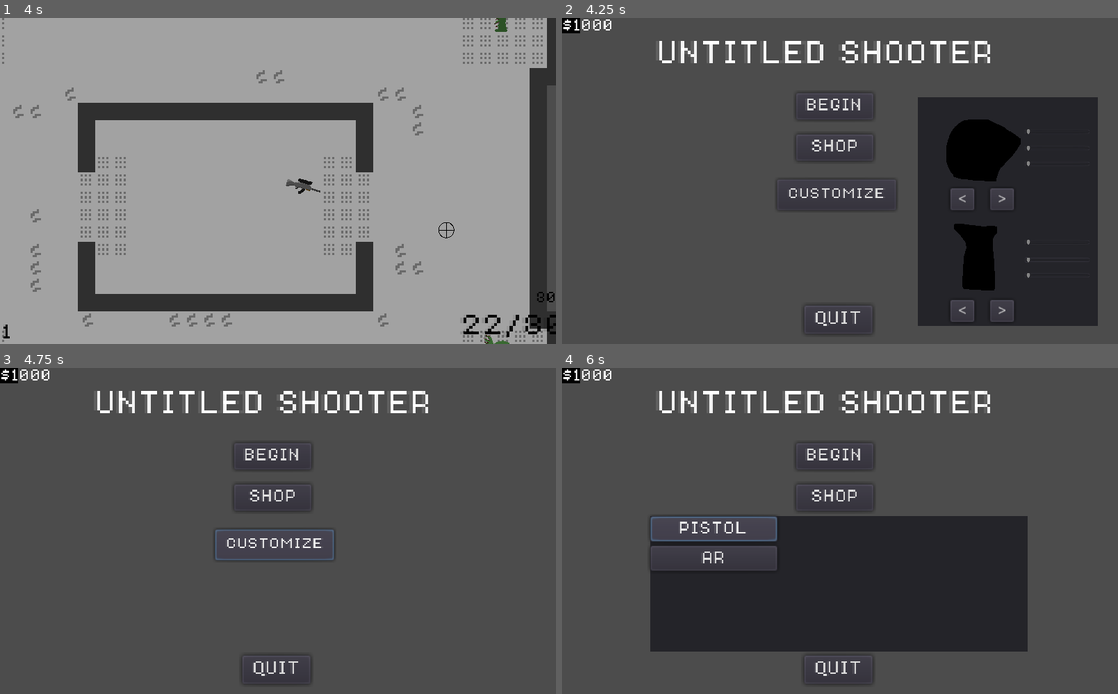
Above: before the commit, frames 1-4 (two rows, left to right).
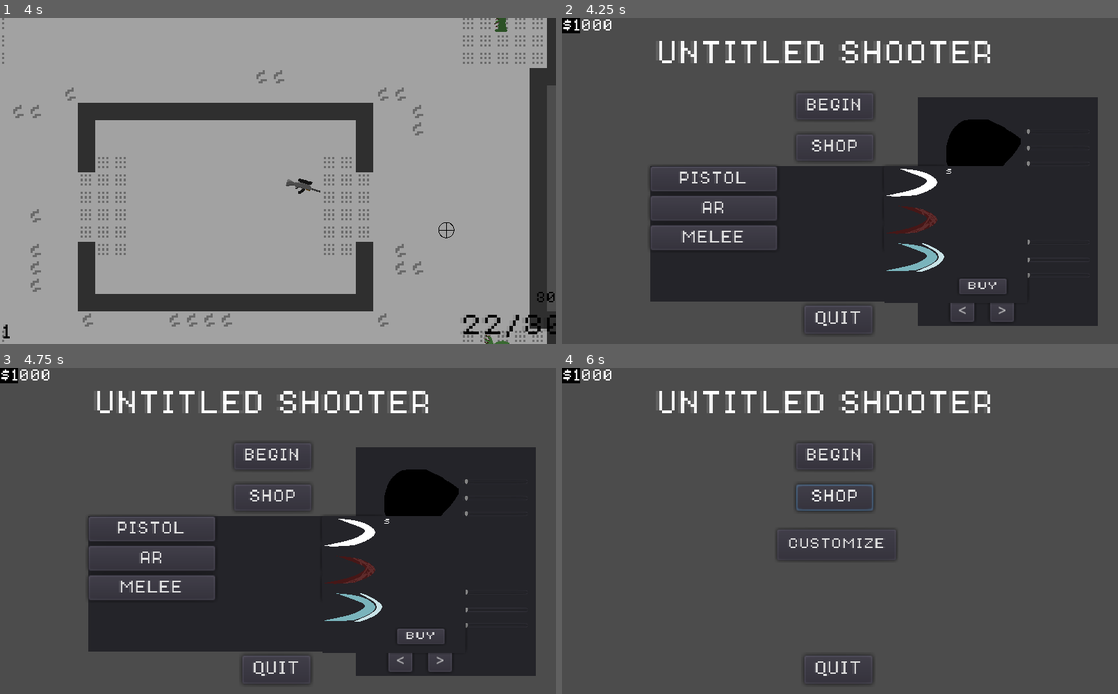
Above: after the commit, the same moments.

Repository: Nore5515/shooter
Game: Godot game, scene res://Scenes/ZombieDefense.tscn
Two runs of this game, one before a commit and one after it. Both use one fixed random seed, a clock stepped at 60 frames per second and the inputs below. This scene is started directly instead of the project's main scene. Video files are missing from this copy of the repository; at most half a second of black plays in their place. Sound files missing from this copy of the repository are replaced by a short silence.
Inputs (mouse positions are in pixels of both pictures, inside the frame that each line leads up to):
- Up to frame 1 (4 s): move the mouse to (400, 164) at 0.52 s; hold D (right) 0.53-1.28 s; hold 1 (1) 0.53-1.28 s; tap 2 (2) at 0.8, 1.35, 3.8 s; move the mouse to (166, 197) at 1.27 s; hold S (down) 1.28-2.03 s; click (166, 197) at 1.55 s; move the mouse to (333, 109) at 2.02 s; press the mouse at (333, 109) at 2.03 s; hold D (right) 2.03-2.78 s; right-click (333, 109) at 2.3 s; move the mouse to (250, 246) at 2.77 s; release the mouse at (250, 246) at 2.78 s; hold W (up) 2.78-3.53 s; right-click (250, 246) at 2.85 s; tap 1 (1) at 3.05 s; move the mouse to (444, 229) at 3.52 s; hold A (left) from 3.53 s (still down); hold 1 (1) from 3.53 s (still down)
- Up to frame 2 (4.25 s): keep holding A (left); keep holding 1 (1); tap Escape (esc) at 4.15 s
- Up to frame 3 (4.75 s): release A (left) at 4.25 s; release 1 (1) at 4.25 s; click "CUSTOMIZE" at 4.25 s
- Up to frame 4 (6 s): click "SHOP" at 5 s; click (712, 527) at 5.75 s, where only the run before the commit has a clickable "PISTOL"

Frame 1 is identical in both runs. In frame 2, 17% of the frame differs, in the area x 15-84%, y 45-88%; in frame 3, 37%, in the area x 15-97%, y 24-95%; in frame 4, 25%.
Error before the commit: Invalid set index 'modulate' (on base: 'Sprite') with value of type 'Nil'. (res://Scripts/Unit.gd:49)
Error after the commit: Invalid set index 'modulate' (on base: 'Sprite') with value of type 'Nil'. (res://Scripts/Unit.gd:51)

Commit message:
initial overhaul
a lot more than just zombies, but yes zombies are overhauled. Also added melee, knockback and almsot done with melee shop

Diff:
--- a/Global.gd
+++ b/Global.gd
@@ -19,6 +19,8 @@
 var currentBody
 var bodyColor
 
+var meleeDamage = 80
+var meleeKnockback = 6
 
 
 ### PISTOL
--- a/Images/Unit.tscn
+++ b/Images/Unit.tscn
@@ -16,6 +16,7 @@
 [ext_resource path="res://Images/newSTUFF/pistolFire/pistol2.png" type="Texture" id=14]
 [ext_resource path="res://Images/newSTUFF/pistolFire/pistol3.png" type="Texture" id=15]
 [ext_resource path="res://Images/newSTUFF/pistolFire/pistol1.png" type="Texture" id=16]
+[ext_resource path="res://Images/newSTUFF/meleeSwipe.png" type="Texture" id=17]
 
 [sub_resource type="RectangleShape2D" id=1]
 extents = Vector2( 3, 3 )
@@ -72,6 +73,19 @@
 [node name="BulletPoint" type="Node2D" parent="HandPivot/Pistol"]
 position = Vector2( 36.6476, -82.9023 )
 scale = Vector2( 29.6795, 34.1601 )
+
+[node name="meleeSwipe" type="Sprite" parent="HandPivot"]
+visible = false
+position = Vector2( 8, -2 )
+scale = Vector2( 0.0186527, 0.0322345 )
+texture = ExtResource( 17 )
+
+[node name="Area2D" type="Area2D" parent="HandPivot/meleeSwipe"]
+collision_layer = 0
+collision_mask = 3
+
+[node name="CollisionPolygon2D" type="CollisionPolygon2D" parent="HandPivot/meleeSwipe/Area2D"]
+polygon = PoolVector2Array( -107.223, -217.159, 107.223, -155.114, 214.447, 31.0227, 53.6117, 217.159, -375.282, 248.182, -375.282, 62.0454, -375.282, -155.114 )
 
 [node name="ReloadBar" type="ProgressBar" parent="."]
 visible = false
@@ -133,6 +147,18 @@
 position = Vector2( 1, 9.53674e-07 )
 scale = Vector2( 0.04, 0.04 )
 texture = ExtResource( 12 )
+
+[node name="meleeTime" type="Timer" parent="."]
+wait_time = 0.5
+one_shot = true
+
+[node name="meleeDelay" type="Timer" parent="."]
+wait_time = 0.1
+one_shot = true
 [connection signal="animation_finished" from="HandPivot/Pistol" to="." method="_on_Pistol_animation_finished"]
+[connection signal="body_entered" from="HandPivot/meleeSwipe/Area2D" to="." method="_on_Area2D_body_entered"]
+[connection signal="body_exited" from="HandPivot/meleeSwipe/Area2D" to="." method="_on_Area2D_body_exited"]
 [connection signal="timeout" from="ReloadBar/ReloadTime" to="." method="_on_ReloadTime_timeout"]
 [connection signal="timeout" from="deathTimer" to="." method="_on_deathTimer_timeout"]
+[connection signal="timeout" from="meleeTime" to="." method="_on_meleeTime_timeout"]
+[connection signal="timeout" from="meleeDelay" to="." method="_on_meleeDelay_timeout"]
--- a/Scenes/Bullet.gd
+++ b/Scenes/Bullet.gd
@@ -17,18 +17,22 @@
 func _process(_delta):
 	self.translate(transform.x * speed)
 
-	if self.position.distance_to(dest) < 5:
-		ACTIVE = true
-		if passedDest == false:
-			passedDest = true
+	ACTIVE = true
+
+
+	# OLD STUFF
+	#if self.position.distance_to(dest) < 5:
+	#	ACTIVE = true
+	#	if passedDest == false:
+	#		passedDest = true
 
 	# Initially, you're just travelling towards target...
-	else:
-		# As you're travelling BEFORE you hit target, ur inactive
-		ACTIVE = false
-		if passedDest:
-			# However, once you pass your dest, it's open season!
-			ACTIVE = true
+#	else:
+	#	# As you're travelling BEFORE you hit target, ur inactive
+	#	ACTIVE = false
+	#	if passedDest:
+	#		# However, once you pass your dest, it's open season!
+	#		ACTIVE = true
 
 
 func _on_Bullet_body_entered(body):
--- a/Scenes/CustomizePanel.gd
+++ b/Scenes/CustomizePanel.gd
@@ -26,6 +26,7 @@
 	heads.append(load("res://Images/playerParts/playerHead2.png"))
 	bodies.append(load("res://Images/playerParts/playerBody1.png"))
 	bodies.append(load("res://Images/playerParts/playerBody2.png"))
+	bodies.append(load("res://Images/playerParts/playerBody3.png"))
 
 	updateParts()
 
--- /dev/null
+++ b/Scenes/MeleeDetails.gd
@@ -0,0 +1,20 @@
+extends Panel
+
+
+# Declare member variables here. Examples:
+# var a = 2
+# var b = "text"
+
+
+# Called when the node enters the scene tree for the first time.
+func _ready():
+	pass # Replace with function body.
+
+
+# Called every frame. 'delta' is the elapsed time since the previous frame.
+#func _process(delta):
+#	pass
+
+
+func _on_meleeUnlock_pressed():
+	pass # Replace with function body.
--- a/Scenes/Shop.gd
+++ b/Scenes/Shop.gd
@@ -9,6 +9,7 @@
 
 func hideAll():
 	$ItemSelect/PistolDetails.visible = false
+	$ItemSelect/MeleeDetails.visible = false
 	$ItemSelect/ItemDesc.text = ""
 
 
@@ -101,3 +102,12 @@
 			get_node("/root/Global").pistolDamageUpgradeCosts.pop_front()
 			get_node("/root/Global").pistolDamage += get_node("/root/Global").pistolDamageUpgradeAmount
 			_on_pistolDamage_pressed()
+
+
+func _on_Melee_pressed():
+	if $ItemSelect/MeleeDetails.visible == true:
+		hideAll()
+	else:
+		hideAll()
+		$ItemSelect/MeleeDetails.visible = true
+		$ItemSelect/ItemDesc.text = "Although typically used as an emergency backup, a well trained melee specialist can be a nightmare to their enemies."
--- a/Scenes/TitleScreen.tscn
+++ b/Scenes/TitleScreen.tscn
@@ -8,6 +8,10 @@
 [ext_resource path="res://Images/playerParts/playerHead1.png" type="Texture" id=6]
 [ext_resource path="res://Images/playerParts/playerBody1.png" type="Texture" id=7]
 [ext_resource path="res://Scenes/CustomizePanel.gd" type="Script" id=8]
+[ext_resource path="res://Images/newSTUFF/meleeSwipe.png" type="Texture" id=9]
+[ext_resource path="res://Images/newSTUFF/meleeDamageUpgrade.png" type="Texture" id=10]
+[ext_resource path="res://Images/newSTUFF/meleeKnockbackUpgrade.png" type="Texture" id=11]
+[ext_resource path="res://Scenes/MeleeDetails.gd" type="Script" id=12]
 
 [node name="TitleScreen" type="Node2D"]
 script = ExtResource( 4 )
@@ -171,7 +175,6 @@
 }
 
 [node name="ItemSelect" type="Panel" parent="Shop"]
-visible = false
 margin_left = -109.324
 margin_top = 23.9782
 margin_right = 173.0
@@ -199,6 +202,13 @@
 margin_bottom = 40.0
 custom_fonts/font = ExtResource( 2 )
 text = "AR"
+
+[node name="Melee" type="Button" parent="Shop/ItemSelect/VBoxContainer"]
+margin_top = 44.0
+margin_right = 95.0
+margin_bottom = 62.0
+custom_fonts/font = ExtResource( 2 )
+text = "MELEE"
 
 [node name="ItemDesc" type="Label" parent="Shop/ItemSelect"]
 margin_left = 95.0999
@@ -273,6 +283,65 @@
 margin_top = 54.8653
 margin_right = 175.0
 margin_bottom = 100.0
+__meta__ = {
+"_edit_use_anchors_": false
+}
+
+[node name="MeleeDetails" type="Panel" parent="Shop/ItemSelect"]
+margin_left = 175.162
+margin_top = -2.28882e-05
+margin_right = 282.0
+margin_bottom = 102.0
+script = ExtResource( 12 )
+__meta__ = {
+"_edit_use_anchors_": false
+}
+
+[node name="meleeUnlock" type="TextureButton" parent="Shop/ItemSelect/MeleeDetails"]
+margin_right = 46.0
+margin_bottom = 23.0
+texture_normal = ExtResource( 9 )
+expand = true
+__meta__ = {
+"_edit_use_anchors_": false
+}
+
+[node name="meleeDamage" type="TextureButton" parent="Shop/ItemSelect/MeleeDetails"]
+margin_top = 28.0423
+margin_right = 46.0
+margin_bottom = 51.0423
+texture_normal = ExtResource( 10 )
+expand = true
+__meta__ = {
+"_edit_use_anchors_": false
+}
+
+[node name="meleeKnockback" type="TextureButton" parent="Shop/ItemSelect/MeleeDetails"]
+margin_top = 56.0846
+margin_right = 46.0
+margin_bottom = 79.0846
+texture_normal = ExtResource( 11 )
+expand = true
+__meta__ = {
+"_edit_use_anchors_": false
+}
+
+[node name="meleeDetails" type="Label" parent="Shop/ItemSelect/MeleeDetails"]
+margin_left = 45.9243
+margin_right = 160.0
+margin_bottom = 151.0
+rect_scale = Vector2( 0.542055, 0.542055 )
+custom_fonts/font = ExtResource( 2 )
+text = "s"
+
+[node name="Button" type="Button" parent="Shop/ItemSelect/MeleeDetails"]
+margin_left = 55.6781
+margin_top = 84.1269
+margin_right = 97.6781
+margin_bottom = 104.127
+rect_scale = Vector2( 0.850681, 0.584257 )
+custom_fonts/font = ExtResource( 2 )
+text = "BUY"
 
 [node name="Begin" type="Button" parent="."]
 margin_left = 431.0
@@ -444,10 +513,12 @@
 [connection signal="pressed" from="Customize/CustomizePanel/bodyLeft" to="Customize/CustomizePanel" method="_on_bodyLeft_pressed"]
 [connection signal="pressed" from="Shop" to="." method="_on_Shop_pressed"]
 [connection signal="pressed" from="Shop/ItemSelect/VBoxContainer/Pistol" to="Shop" method="_on_Pistol_pressed"]
+[connection signal="pressed" from="Shop/ItemSelect/VBoxContainer/Melee" to="Shop" method="_on_Melee_pressed"]
 [connection signal="pressed" from="Shop/ItemSelect/PistolDetails/VBoxContainer/pistolDamage" to="Shop" method="_on_pistolDamage_pressed"]
 [connection signal="pressed" from="Shop/ItemSelect/PistolDetails/VBoxContainer/pistolClip" to="Shop" method="_on_pistolClip_pressed"]
 [connection signal="pressed" from="Shop/ItemSelect/PistolDetails/VBoxContainer/pistolAuto" to="Shop" method="_on_pistolAuto_pressed"]
 [connection signal="pressed" from="Shop/ItemSelect/PistolDetails/pistolConfirm" to="Shop" method="_on_pistolConfirm_pressed"]
+[connection signal="pressed" from="Shop/ItemSelect/MeleeDetails/meleeUnlock" to="Shop/ItemSelect/MeleeDetails" method="_on_meleeUnlock_pressed"]
 [connection signal="pressed" from="Begin" to="." method="_on_Begin_pressed"]
 [connection signal="pressed" from="Begin/Panel/ScrollContainer/VBoxContainer/Tutorial" to="Begin/Panel" method="_on_Tutorial_pressed"]
 [connection signal="pressed" from="Begin/Panel/ScrollContainer/VBoxContainer/TargetSpeedrun" to="Begin/Panel" method="_on_TargetSpeedrun_pressed"]
--- a/Scenes/Zombie.tscn
+++ b/Scenes/Zombie.tscn
@@ -28,24 +28,16 @@
 position = Vector2( -16.0322, -1 )
 collision_layer = 2
 
-[node name="CollisionShape2D" type="CollisionPolygon2D" parent="Head"]
-position = Vector2( 15, -9 )
-polygon = PoolVector2Array( -1.6179, -3.48995, 1.01057, -3.42882, 3.91411, -1.90064, 5.13666, 0.697265, 4.15862, 2.98954, 2.38593, 3.78419, -0.364796, 4.15095, -2.84045, 3.63137, -4.36863, 1.09459, -4.24637, -1.04486, -3.32947, -2.66473 )
-
 [node name="Body" type="Area2D" parent="."]
 position = Vector2( -11.0962, 0 )
 collision_layer = 2
 
 [node name="CollisionPolygon2D" type="CollisionPolygon2D" parent="Body"]
-polygon = PoolVector2Array( 9.33253, -5.79608, 9.17168, 0.220128, 12.4854, 0.187956, 12.228, -5.95694 )
+polygon = PoolVector2Array( 5.43426, -13.6977, 8.45414, 3.15235, 14.1, 3.06482, 15.1066, -13.7852 )
 
 [node name="Legs" type="Area2D" parent="."]
 position = Vector2( -5.94864, 2.63812 )
 collision_layer = 2
-
-[node name="CollisionPolygon2D" type="CollisionPolygon2D" parent="Legs"]
-position = Vector2( 1.12603, -1.06434 )
-polygon = PoolVector2Array( 6.21182, -1.45017, 8.30302, 1.57402, 1.99726, 1.57402, 2.86591, -1.35365 )
 
 [node name="ProgressBar" type="ProgressBar" parent="."]
 visible = false
--- a/Scripts/Unit.gd
+++ b/Scripts/Unit.gd
@@ -2,6 +2,8 @@
 
 
 
+var meleeReady = true
+var meleeReadyZombies = []
 
 var pistolActive = true
 var arActive = false
@@ -289,6 +291,21 @@
 					$ReloadBar/PistolClick.play()
 					$HandPivot/ARwithMag.visible = false
 
+
+		elif event.is_action_pressed("melee"):
+			if meleeReady == true:
+				meleeReady = false
+				$HandPivot/meleeSwipe.visible = true
+				$meleeTime.start()
+				$meleeDelay.start()
+
+				for zomb in meleeReadyZombies:
+					zomb.knockback(get_node("/root/Global").meleeKnockback, global_position)
+					zomb.HP -= get_node("/root/Global").meleeDamage
+					if zomb.HP <= 0:
+						zomb.headshotted = true
+						zomb.get_node("Timer").start()
+
 		elif event.is_action_released("click"):
 			if arActive:
 				arFiring = false
@@ -401,3 +418,30 @@
 
 func _on_Pistol_animation_finished():
 	$HandPivot/Pistol.play("default")
+
+
+func _on_meleeTime_timeout():
+	meleeReady = true
+
+
+func _on_meleeDelay_timeout():
+	$HandPivot/meleeSwipe.visible = false
+
+
+# MELEE HIT
+func _on_Area2D_body_entered(body):
+	if $HandPivot/meleeSwipe.visible == true:
+		if body.is_in_group("zombie"):
+			body.HP -= get_node("/root/Global").meleeDamage
+			if body.HP <= 0:
+				body.headshotted = true
+				body.get_node("Timer").start()
+			body.knockback(get_node("/root/Global").meleeKnockback, global_position)
+
+	if body.is_in_group("zombie"):
+		meleeReadyZombies.append(body)
+
+
+func _on_Area2D_body_exited(body):
+	if body.is_in_group("zombie"):
+		meleeReadyZombies.erase(body)
--- a/Zombie.gd
+++ b/Zombie.gd
@@ -27,6 +27,10 @@
 var relax = true
 var relax2 = true
 
+var movement = Vector2()
+var knockbackForce = Vector2()
+var knockingBack = false
+
 var yelling = false
 
 func _ready():
@@ -55,14 +59,24 @@
 
 	if moving:
 		if bigbrainZombieMoving == false:
-			var collision = move_and_collide(global_position.direction_to(playerPos) * speed * delta)
+			movement = global_position.direction_to(playerPos) * speed * delta
+			#var collision = move_and_collide(movement)
 		else:
 			# have the zombie pathfind if out of range (range being like 100)
 			if self.global_position.distance_to(playerPos) < 100:
-				var collision = move_and_collide(global_position.direction_to(playerPos) * speed * delta)
+				movement = global_position.direction_to(playerPos) * speed * delta
+				#var collision = move_and_collide(global_position.direction_to(playerPos) * speed * delta)
 			else:
-				var collision = move_and_collide(global_position.direction_to(navDest) * speed * delta)
-
+				movement = global_position.direction_to(navDest) * speed * delta
+				#var collision = move_and_collide(global_position.direction_to(navDest) * speed * delta)
+
+		if knockingBack == true:
+			movement += knockbackForce
+			knockbackForce = lerp(knockbackForce, Vector2(0,0), 0.1)
+			if knockbackForce.length() < 1:
+				knockingBack = false
+				knockbackForce = Vector2(0,0)
+		move_and_collide(movement)
 
 	if legsHP <= 0 && legsBroken == false:
 		$Legsnap.play()
@@ -89,7 +103,7 @@
 	(get_tree().get_nodes_in_group("player")[0].global_position) < 30:
 		yelling = true
 		if !legsBroken:
-			speed = 40
+			speed = 40 + rand_range(-10,10)
 	else:
 		yelling = false
 		if !legsBroken:
@@ -163,6 +177,9 @@
 			HP -= area.damage
 			area.queue_free()
 			$MeatHit.play()
+			if HP <= 0:
+				headshotted = true
+				$Timer.start()
 
 func _on_Legs_area_entered(area):
 	if area.is_in_group("bullet") && !headshotted:
@@ -222,3 +239,10 @@
 	if body.is_in_group("player"):
 		if !headshotted:
 			body.die()
+
+
+func knockback(force, source):
+	var dir = global_position-source
+	dir = dir.clamped(force)
+	knockbackForce = dir
+	knockingBack = true
--- a/project.godot
+++ b/project.godot
@@ -93,6 +93,11 @@
 "events": [ Object(InputEventKey,"resource_local_to_scene":false,"resource_name":"","device":0,"alt":false,"shift":false,"control":false,"meta":false,"command":false,"pressed":false,"scancode":50,"unicode":0,"echo":false,"script":null)
  ]
 }
+melee={
+"deadzone": 0.5,
+"events": [ Object(InputEventMouseButton,"resource_local_to_scene":false,"resource_name":"","device":0,"alt":false,"shift":false,"control":false,"meta":false,"command":false,"button_mask":0,"position":Vector2( 0, 0 ),"global_position":Vector2( 0, 0 ),"factor":1.0,"button_index":2,"pressed":false,"doubleclick":false,"script":null)
+ ]
+}
 
 [rendering]
 
Not shown: 1 places in Images/Unit.tscn that only renumber resources
Binary file added: Images/newSTUFF/meleeDamageUpgrade.png
Not shown, added: Images/newSTUFF/meleeDamageUpgrade.png.import
Binary file added: Images/newSTUFF/meleeKnockbackUpgrade.png
Not shown, added: Images/newSTUFF/meleeKnockbackUpgrade.png.import
Binary file added: Images/newSTUFF/meleeSwipe.png
Not shown, added: Images/newSTUFF/meleeSwipe.png.import
Binary file added: Images/playerParts/playerBody3.png
Not shown, added: Images/playerParts/playerBody3.png.import
Not shown: 1 places in Scenes/TitleScreen.tscn that only renumber resources
